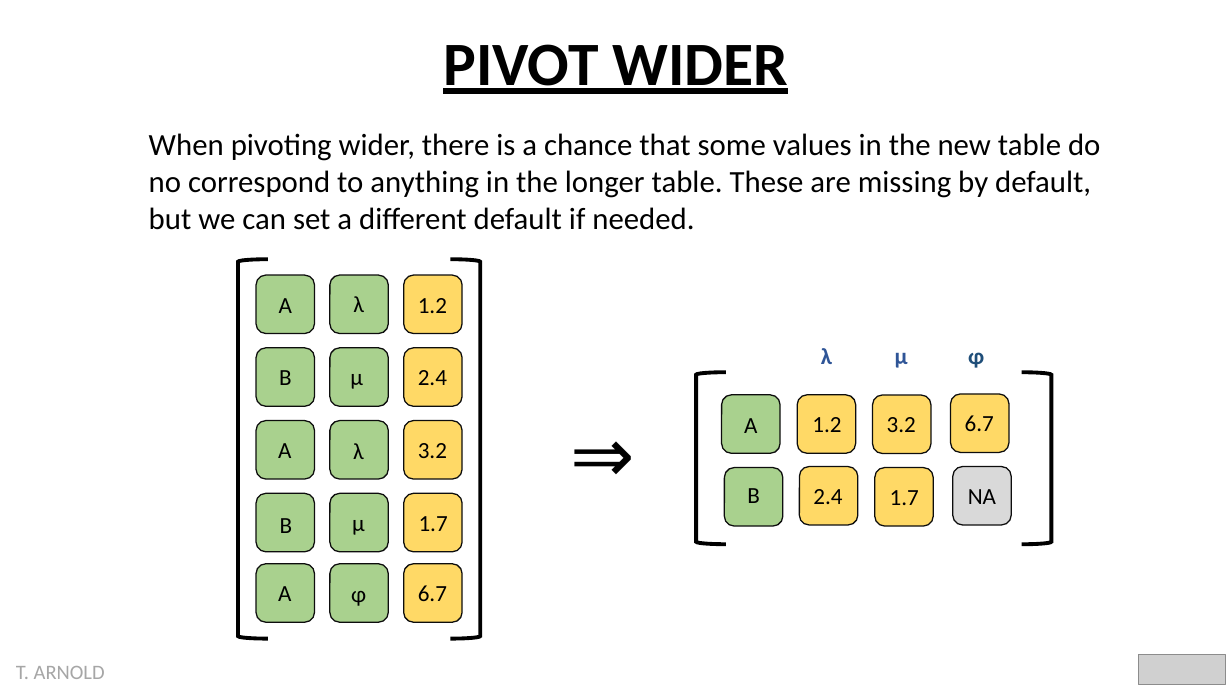
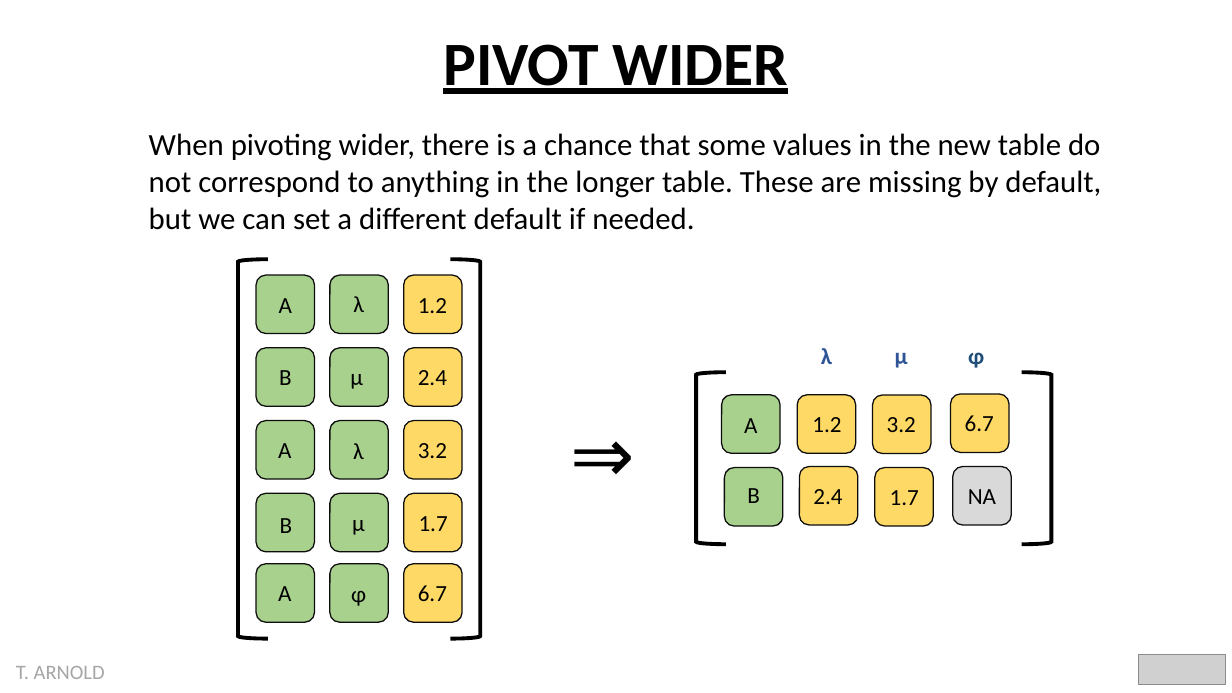
Before and after one commit to statsmaths/dsst289-f21, a slide deck: slide 3 of pslides/pivot.pptx. Drawn at 1232x693 pixels with LibreOffice and Linux fonts; fonts in the diff are those of the drawing; grey boxes stand for pictures. Boxes give left, top, right and bottom in pixels: in the first picture for what was removed or moved away, otherwise in the second. Text is boxed around its words. In the diff, an @@ line names an element or a change of style, - is before the commit and + after.

```diff
--- a/pslides/pivot.pptx
+++ b/pslides/pivot.pptx
@@ text at [149,133,1101,230]: text changed @@
-When pivoting wider, there is a chance that some values in the new table do no correspond to anything in the longer table. These are missing by default, but we can set a different default if needed.
+When pivoting wider, there is a chance that some values in the new table do not correspond to anything in the longer table. These are missing by default, but we can set a different default if needed.
```
Also in this commit, not shown: 1 other slide changed, 2 other files.
